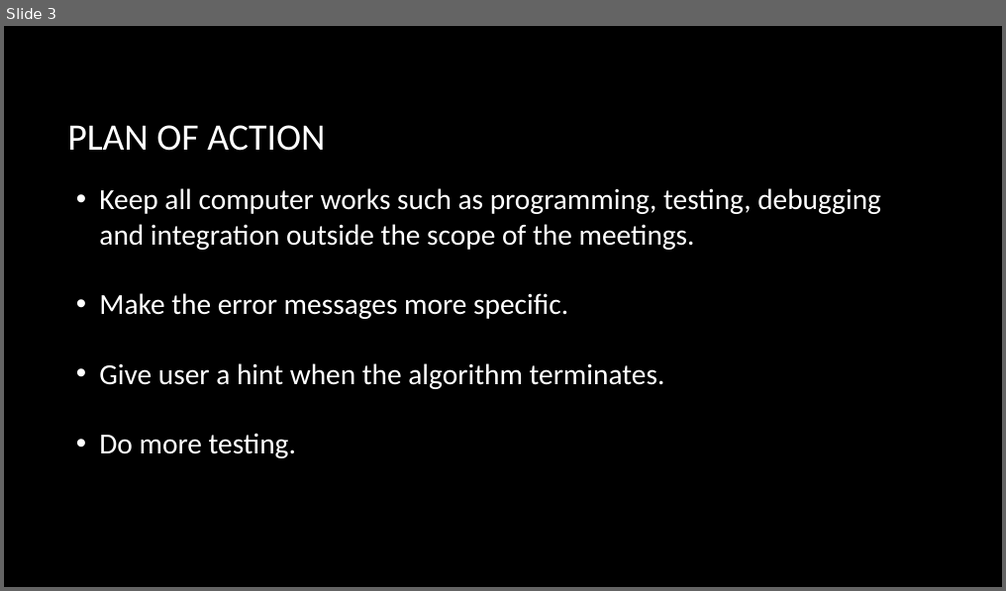
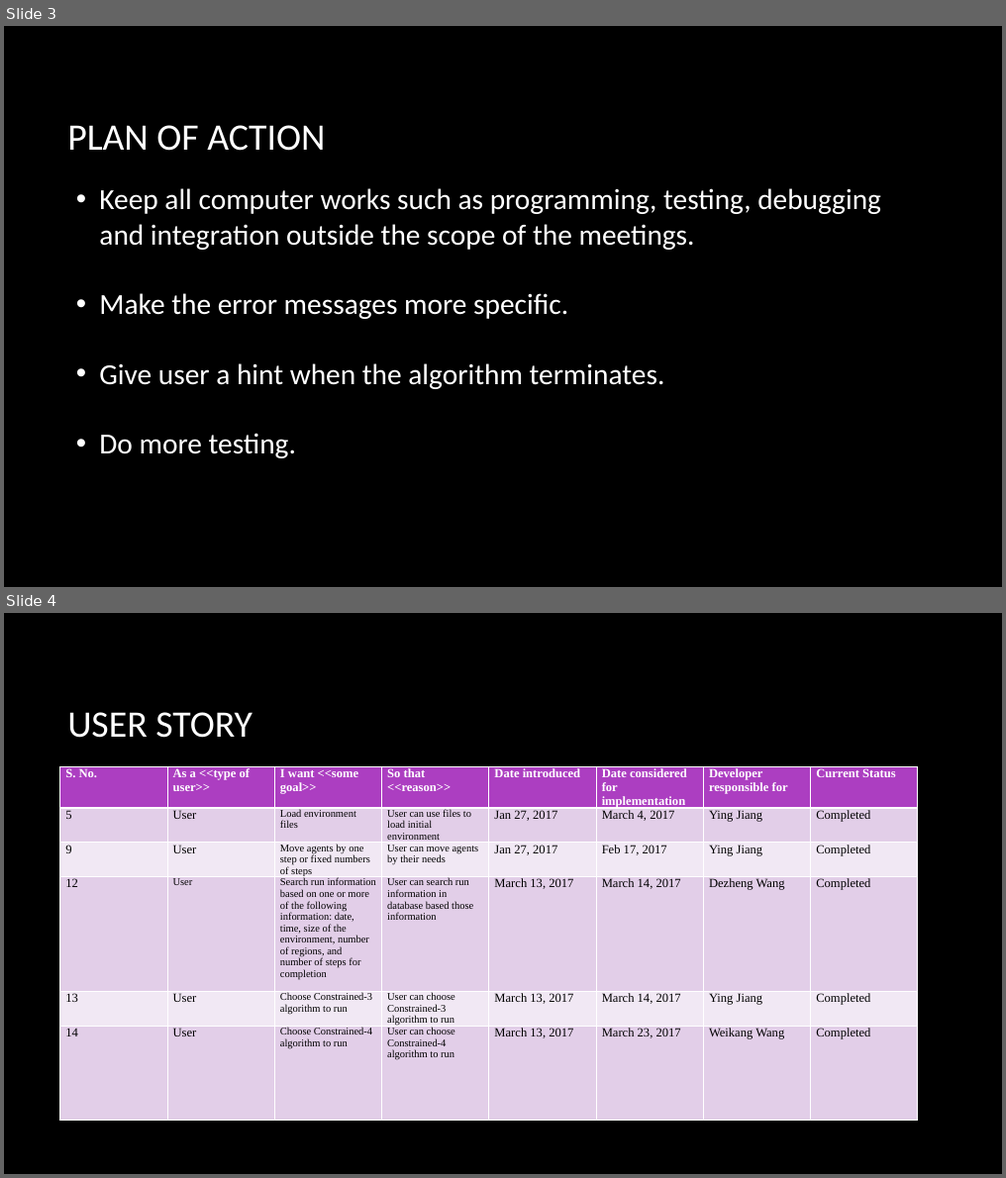
Before and after one commit to Giant-Visualize/Giant-Visualize-Multi-Agent-Patrolling, a slide deck: Document/GIANTS_SixthPresentation.pptx. Shown one above the other, each under a label of ours: slide 3 before the commit, slides 3 and 4 after it. The pictures are 1006x591 and 1006x1178 pixels, drawn with LibreOffice and Linux fonts; fonts in the diff are those of the drawing; background and template pictures are left out. Boxes give left, top, right and bottom in pixels: in the first picture for what was removed or moved away, otherwise in the second. Text is boxed around its words. In the diff, an @@ line names an element or a change of style, - is before the commit and + after.

```diff
--- a/Document/GIANTS_SixthPresentation.pptx
+++ b/Document/GIANTS_SixthPresentation.pptx
@@ slide 4 added at box(4, 613, 1002, 1174), background picture (left out) @@
@@ title added at box(67, 712, 252, 738), 36 pt, text #FFFFFF @@
+USER STORY
@@ table added at box(60, 766, 917, 1143), 6 rows, 8 columns @@
+S. No. | As a <<type of user>> | I want <<some goal>> | So that <<reason>> | Date introduced | Date considered for implementation | Developer responsible for | Current Status
+5 | User | Load environment files | User can use files to load initial environment | Jan 27, 2017 | March 4, 2017 | Ying Jiang | Completed
+9 | User | Move agents by one step or fixed numbers of steps | User can move agents by their needs | Jan 27, 2017 | Feb 17, 2017 | Ying Jiang | Completed
+12 | User | Search run information based on one or more of the following information: date, time, size of the environment, number of regions, and number of steps for completion | User can search run information in database based those information | March 13, 2017 | March 14, 2017 | Dezheng Wang | Completed
+13 | User | Choose Constrained-3 algorithm to run | User can choose Constrained-3 algorithm to run | March 13, 2017 | March 14, 2017 | Ying Jiang | Completed
+14 | User | Choose Constrained-4 algorithm to run | User can choose Constrained-4 algorithm to run | March 13, 2017 | March 23, 2017 | Weikang Wang | Completed
```
Also in this commit, not shown: 3 slides changed, 1 other slide added, 1 slide removed, 3 other files.
